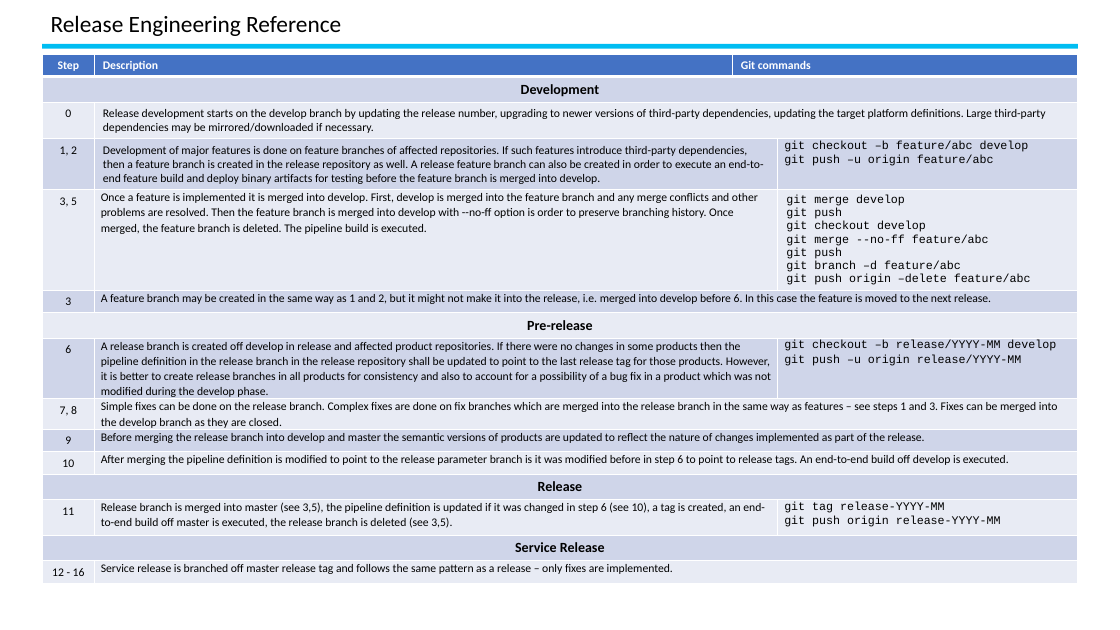
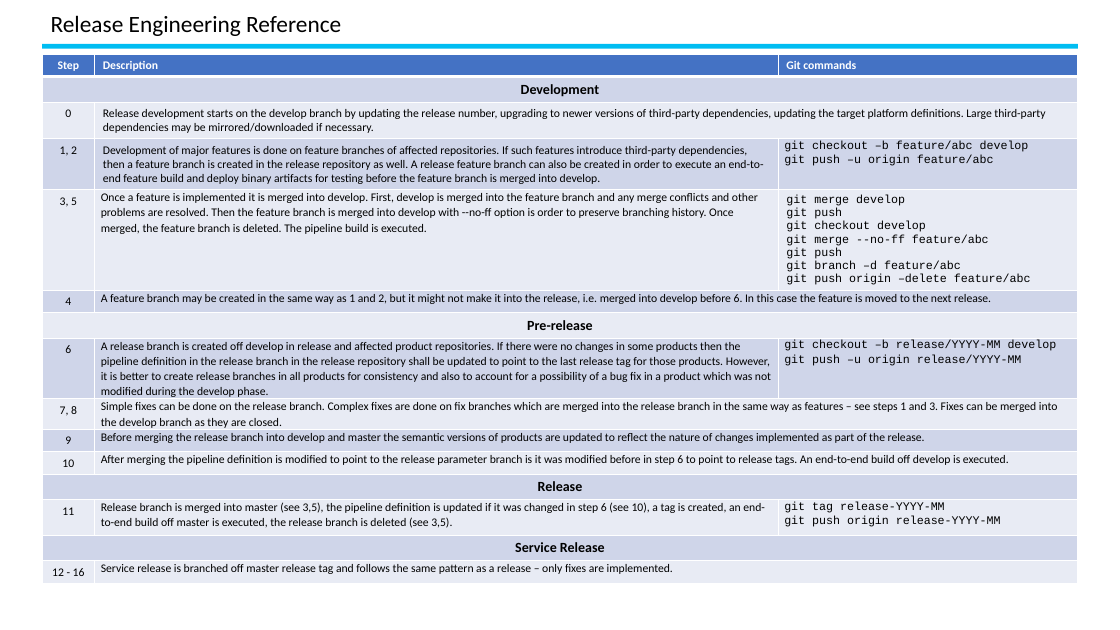
Before and after one commit to Nasdanika/release, a slide deck: slide 2 of release-engineering.pptx. Drawn at 1120x630 pixels with LibreOffice and Linux fonts; fonts in the diff are those of the drawing. Boxes give left, top, right and bottom in pixels: in the first picture for what was removed or moved away, otherwise in the second. Text is boxed around its words. In the diff, an @@ line names an element or a change of style, - is before the commit and + after.

```diff
--- a/release-engineering.pptx
+++ b/release-engineering.pptx
@@ table at [42, 54, 1078, 584] @@
-column 1, row 6: 3
+column 1, row 6: 4
-column 3: Git commands |  |  |  |  |  |  |  |  |  |  |  |  |  | 
-column 4:  |  |  | git checkout –b feature/abc develop / git push –u origin feature/abc | git merge develop / git push / git checkout develop / git merge --no-ff feature/abc / git push / git branch –d feature/abc / git push origin –delete feature/abc |  |  | git checkout –b release/YYYY-MM develop / git push –u origin release/YYYY-MM |  |  |  |  | git tag release-YYYY-MM / git push origin release-YYYY-MM |  | 
+column 3: Git commands |  |  | git checkout –b feature/abc develop / git push –u origin feature/abc | git merge develop / git push / git checkout develop / git merge --no-ff feature/abc / git push / git branch –d feature/abc / git push origin –delete feature/abc |  |  | git checkout –b release/YYYY-MM develop / git push –u origin release/YYYY-MM |  |  |  |  | git tag release-YYYY-MM / git push origin release-YYYY-MM |  | 
```
Also in this commit, not shown: 1 other file.
